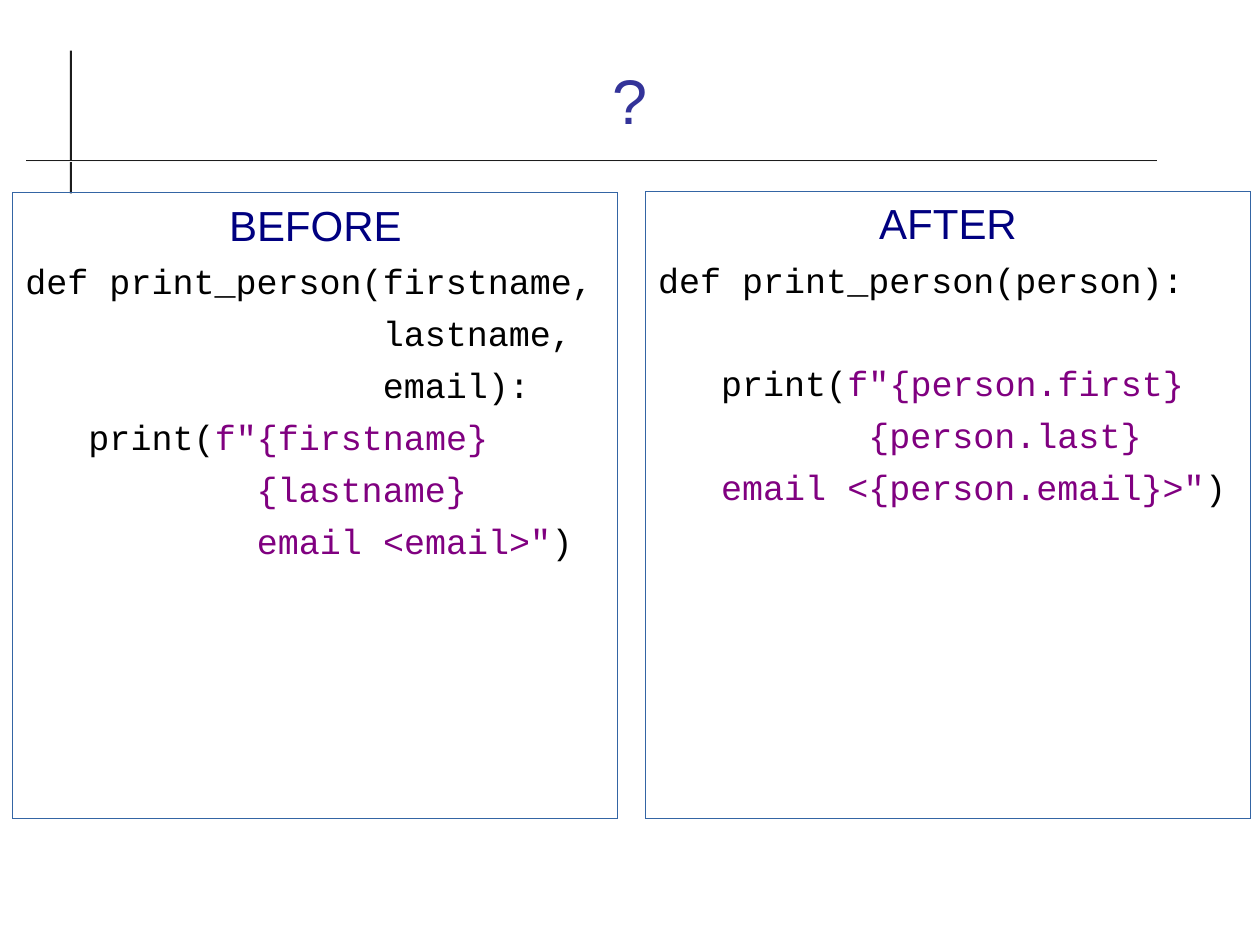
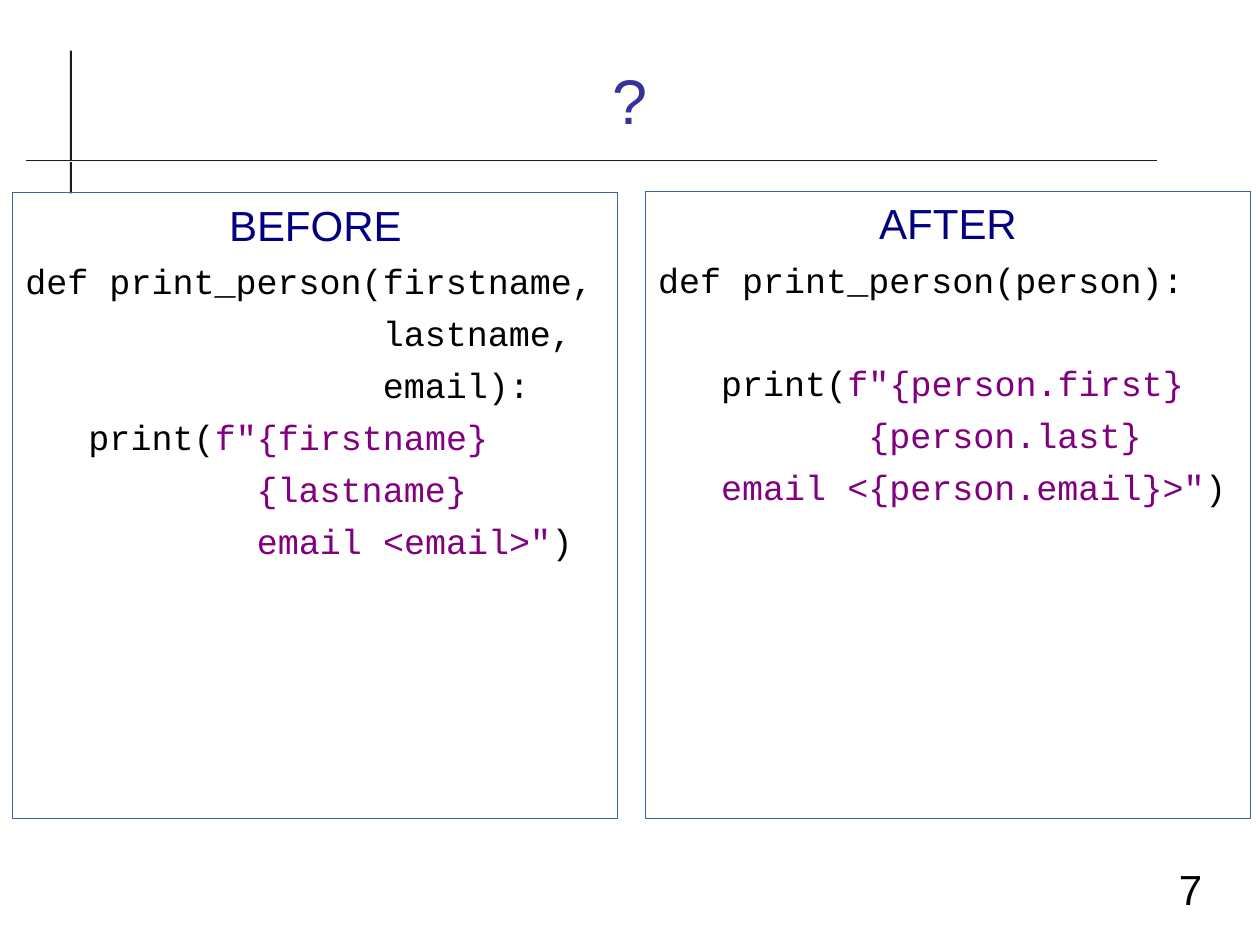
Before and after one commit to cpske/ISP, a slide deck: slide 7 of refactoring/Refactoring-Review.odp (slide 6 before the commit). Drawn at 1260x945 pixels with LibreOffice and Linux fonts; fonts in the diff are those of the drawing. Boxes give left, top, right and bottom in pixels: in the first picture for what was removed or moved away, otherwise in the second. Text is boxed around its words. In the diff, an @@ line names an element or a change of style, - is before the commit and + after.

```diff
--- a/refactoring/Refactoring-Review.odp
+++ b/refactoring/Refactoring-Review.odp
@@ page number added at box(1179, 876, 1202, 905), 24 pt, text #000000 @@
+7
```
Also in this commit, not shown: 6 other slides changed, 5 slides added.
